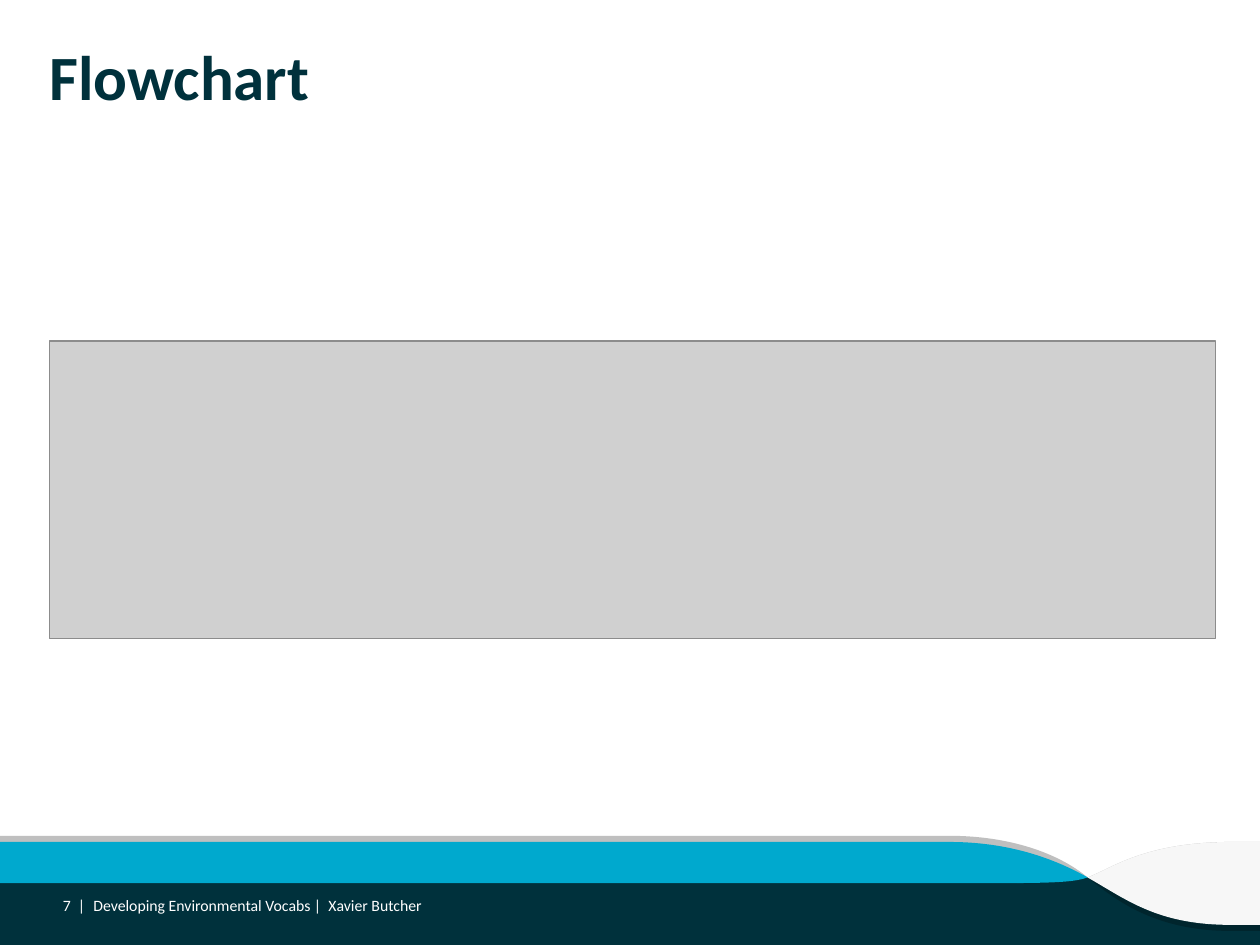
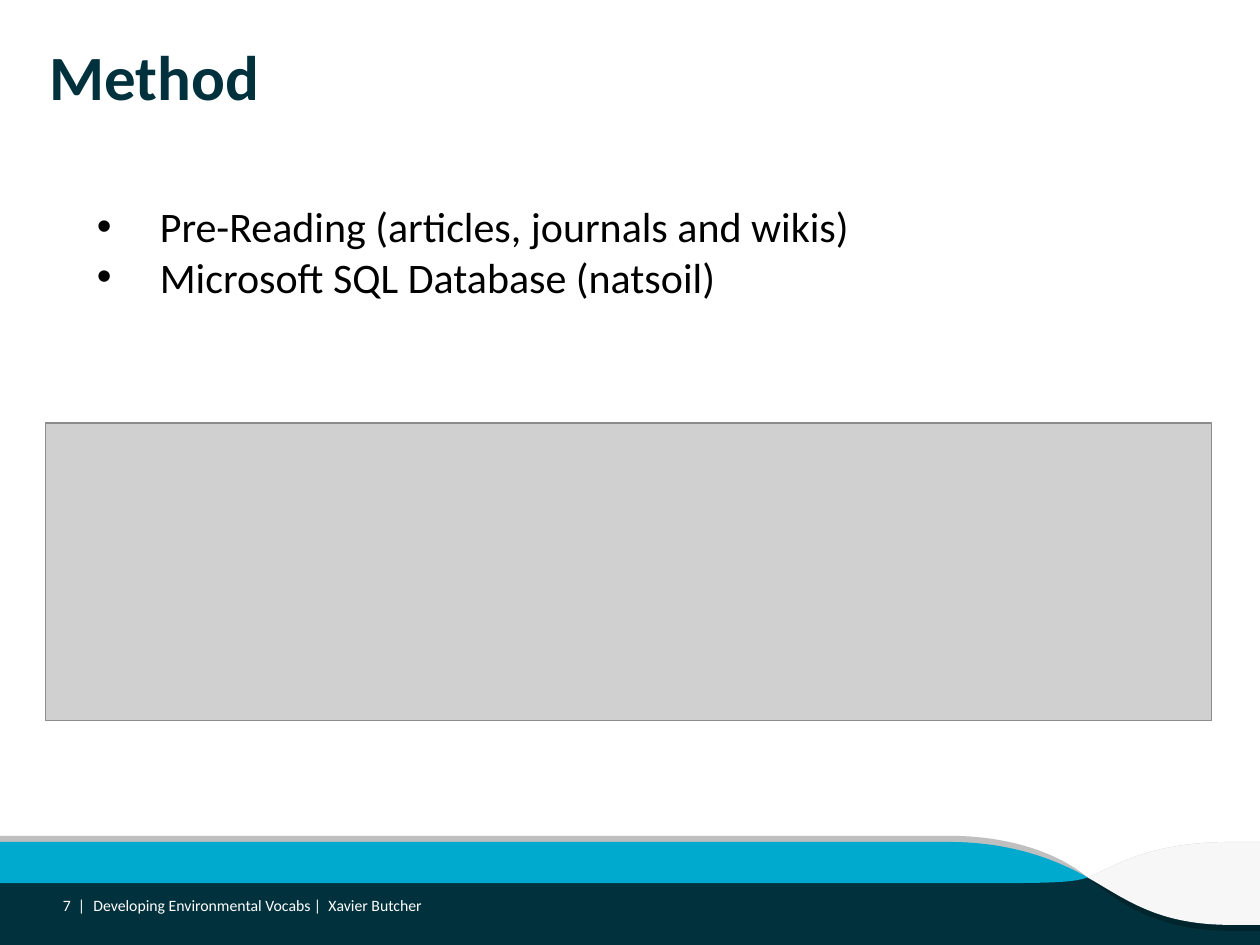
Before and after one commit to ANZSoilData/def-au-asls-substrate, a slide deck: slide 7 of Reports/Developing Environmental Vocabs.pptx. Drawn at 1260x945 pixels with LibreOffice and Linux fonts; fonts in the diff are those of the drawing; grey boxes stand for pictures; background and template pictures are left out. Boxes give left, top, right and bottom in pixels: in the first picture for what was removed or moved away, otherwise in the second. Text is boxed around its words. In the diff, an @@ line names an element or a change of style, - is before the commit and + after.

```diff
--- a/Reports/Developing Environmental Vocabs.pptx
+++ b/Reports/Developing Environmental Vocabs.pptx
@@ title at bbox=[49, 55, 258, 101]: text changed @@
-Flowchart
+Method
@@ text added at bbox=[160, 211, 849, 299], 24 pt, text #000000 @@
+• Pre-Reading (articles, journals and wikis)
+• Microsoft SQL Database (natsoil)
@@ picture: place and size @@
-picture at bbox=[49, 341, 1215, 640]
+picture at bbox=[45, 423, 1211, 722]
```
Also in this commit, not shown: 6 other slides changed, 6 other files.
